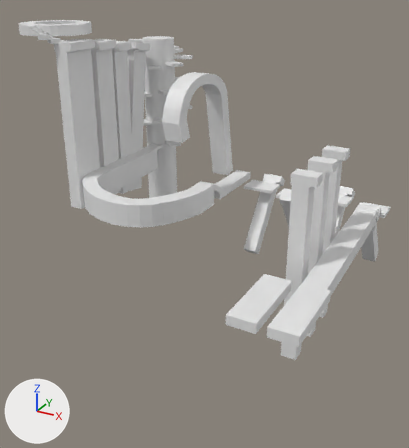
What one commit did to the Blender file Assets/Art/Enviroment/Lvels/01/Level01_1.blend.
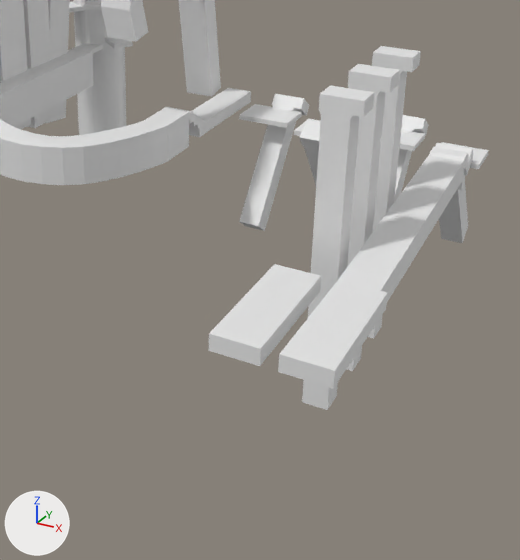
Old and new are each drawn whole from a camera (50 mm lens) standing at (47.7, -75.3, 36.8) and looking at (11.6, -9.6, 4.0) and again close up on the part from 25% to 100% of the width and 26% to 100% of the height. Arrows for +X, +Y and +Z are at lower left; the lights stay in place.
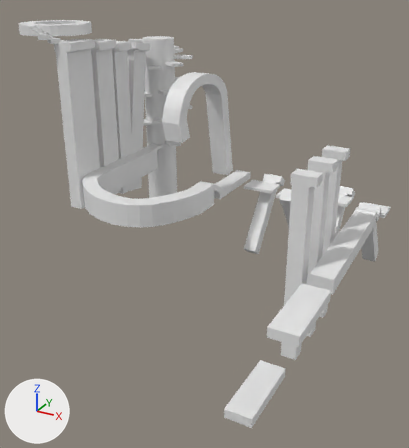
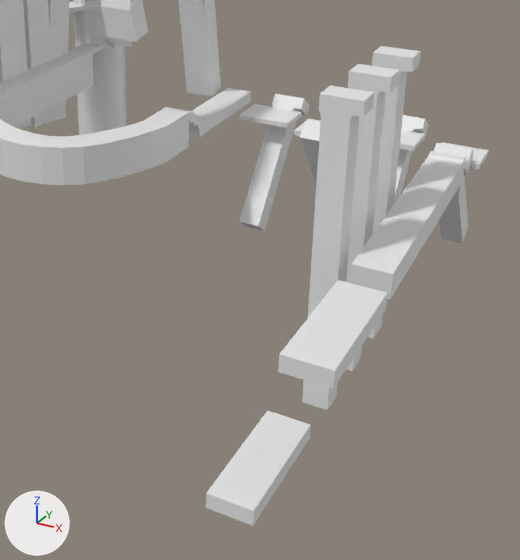
Pixel boxes [x1, y1, x2, y2] of what changed, in the close-ups (520 x 560 px):
'Cube.053', moved: before [209, 264, 321, 366]; after [206, 411, 311, 526]
'Cube.047', moved, rescaled: before [335, 147, 468, 302]; after [350, 151, 466, 299]

Patch to the scene script:
```diff
--- a/Assets/Art/Enviroment/Lvels/01/Level01_1.blend.py
+++ b/Assets/Art/Enviroment/Lvels/01/Level01_1.blend.py
@@ ob_cube_047 @@
 ob_cube_047 = bpy.data.objects.new('Cube.047', me_cube_056)
-ob_cube_047.location = (31.9, -5.09, 4.95)
+ob_cube_047.location = (31.9, -3.88, 4.95)
 ob_cube_047.rotation_euler = (0.0, 1.521, 1.571)  # degrees (0, 87, 90)
-ob_cube_047.scale = (1.0, 1.45, 5.88)
+ob_cube_047.scale = (0.999, 1.45, 4.28)
@@ ob_cube_053 @@
 ob_cube_053 = bpy.data.objects.new('Cube.053', me_cube_003)
-ob_cube_053.location = (27.57, -26.11, 4.5)
+ob_cube_053.location = (27.57, -26.11, -7.68)
 ob_cube_053.scale = (1.69, 4.94, 0.612)
```
